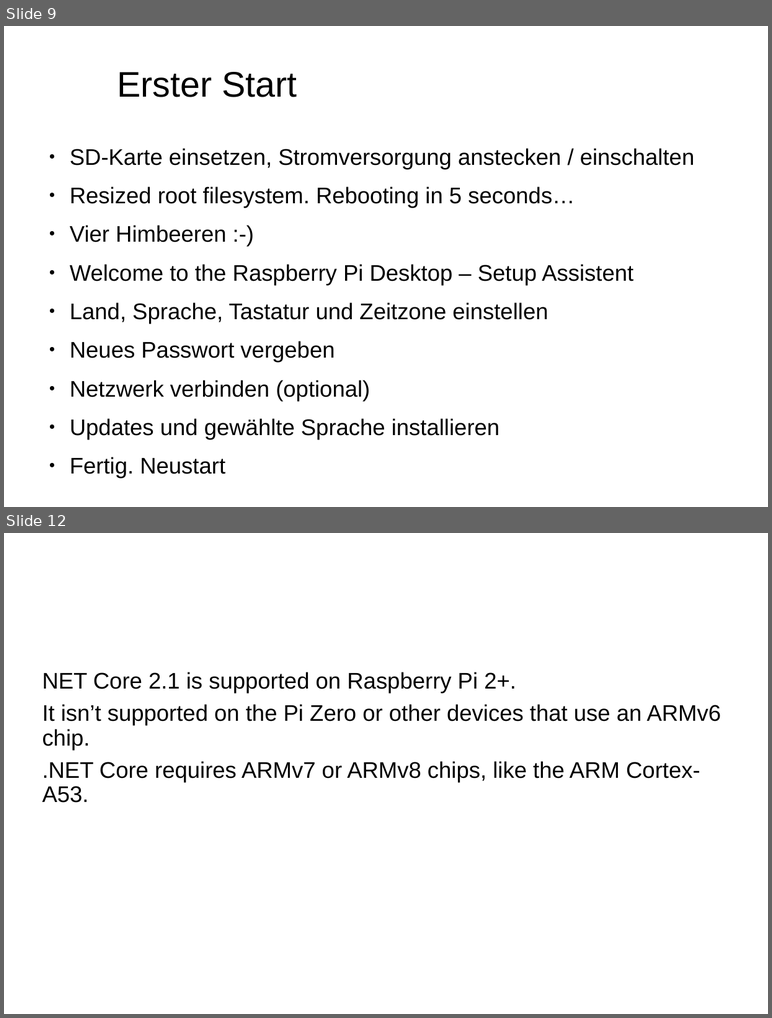
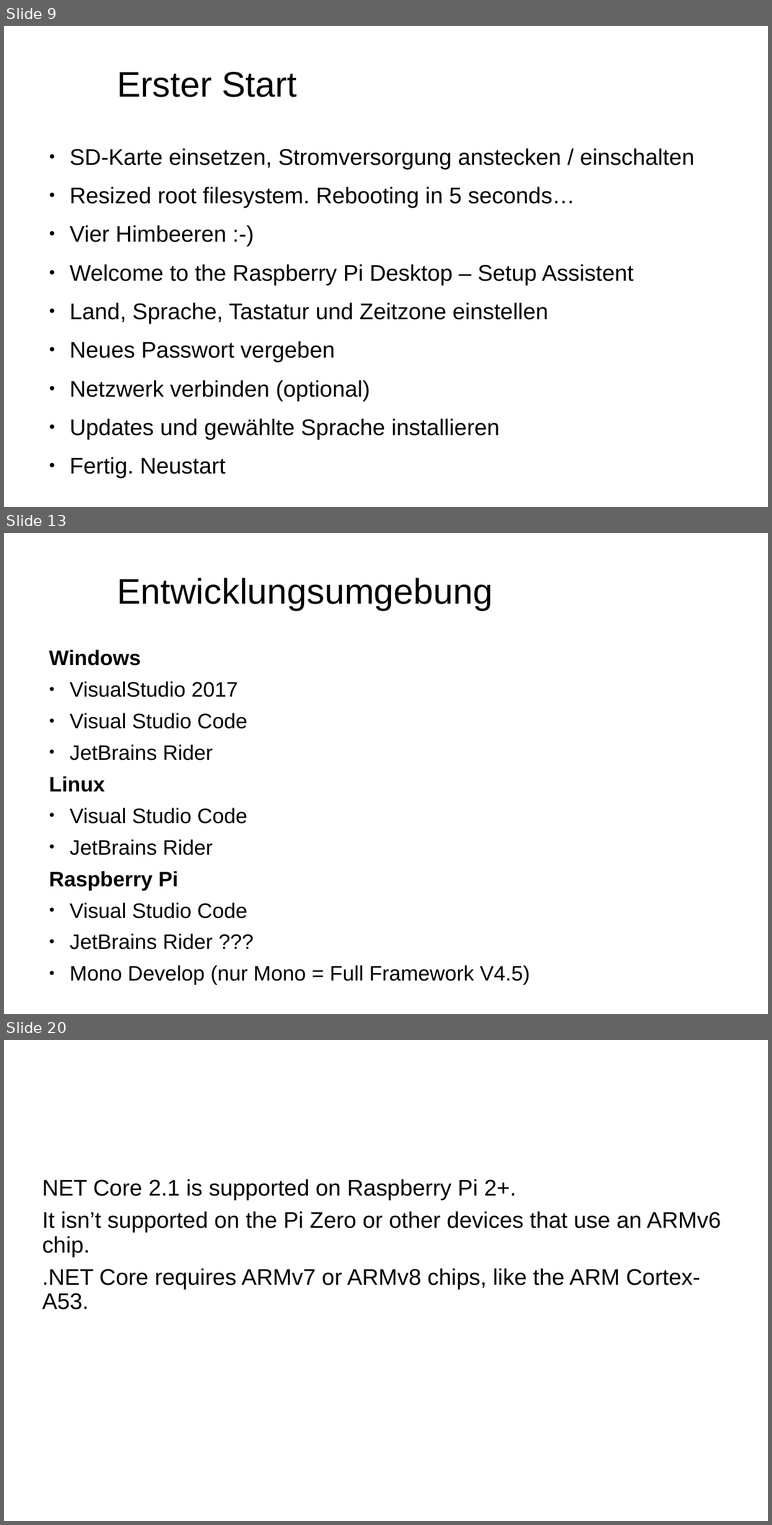
Before and after one commit to FrankPfattheicher/RaspiDotnet, a slide deck: Slides/RaspiDotnet.pptx. Shown one above the other, each under a label of ours: slides 9 and 12 before the commit, slides 9, 13 and 20 after it; the slides between them are not shown. The pictures are 772x1018 and 772x1525 pixels, drawn with LibreOffice and Linux fonts; fonts in the diff are those of the drawing; background and template pictures are left out. Boxes give left, top, right and bottom in pixels: in the first picture for what was removed or moved away, otherwise in the second. Text is boxed around its words. In the diff, an @@ line names an element or a change of style, - is before the commit and + after.

```diff
--- a/Slides/RaspiDotnet.pptx
+++ b/Slides/RaspiDotnet.pptx
@@ slide 13 added at (x1=4, y1=533, x2=768, y2=1014), background picture (left out) @@
@@ text added at (x1=117, y1=578, x2=493, y2=610), 44 pt, text #000000 @@
+Entwicklungsumgebung
@@ text added at (x1=49, y1=650, x2=530, y2=985), 25.9 pt, text #000000 @@
+Windows
+● VisualStudio 2017
+● Visual Studio Code
+● JetBrains Rider
+Linux
+● Visual Studio Code
+● JetBrains Rider
+Raspberry Pi
+● Visual Studio Code
+● JetBrains Rider ???
+● Mono Develop (nur Mono = Full Framework V4.5)
@@ what was slide 12 is now slide 20 @@
```
Also in this commit, not shown: 4 slides changed, 7 other slides added, 3 other files.
